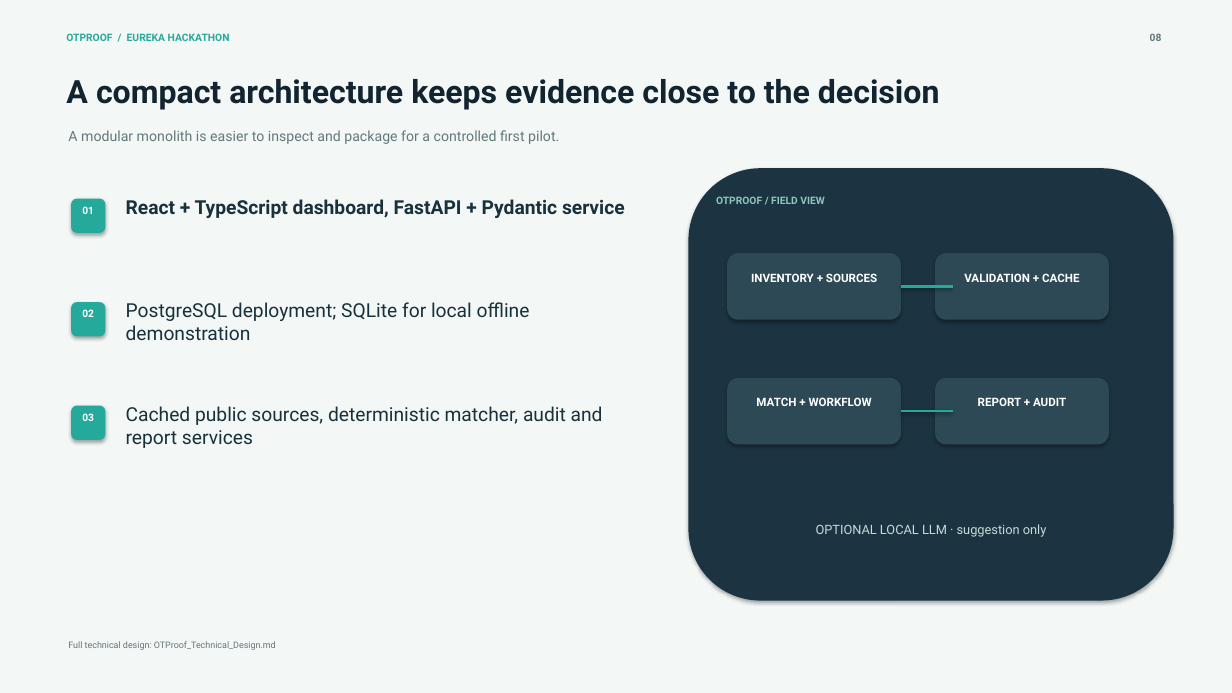
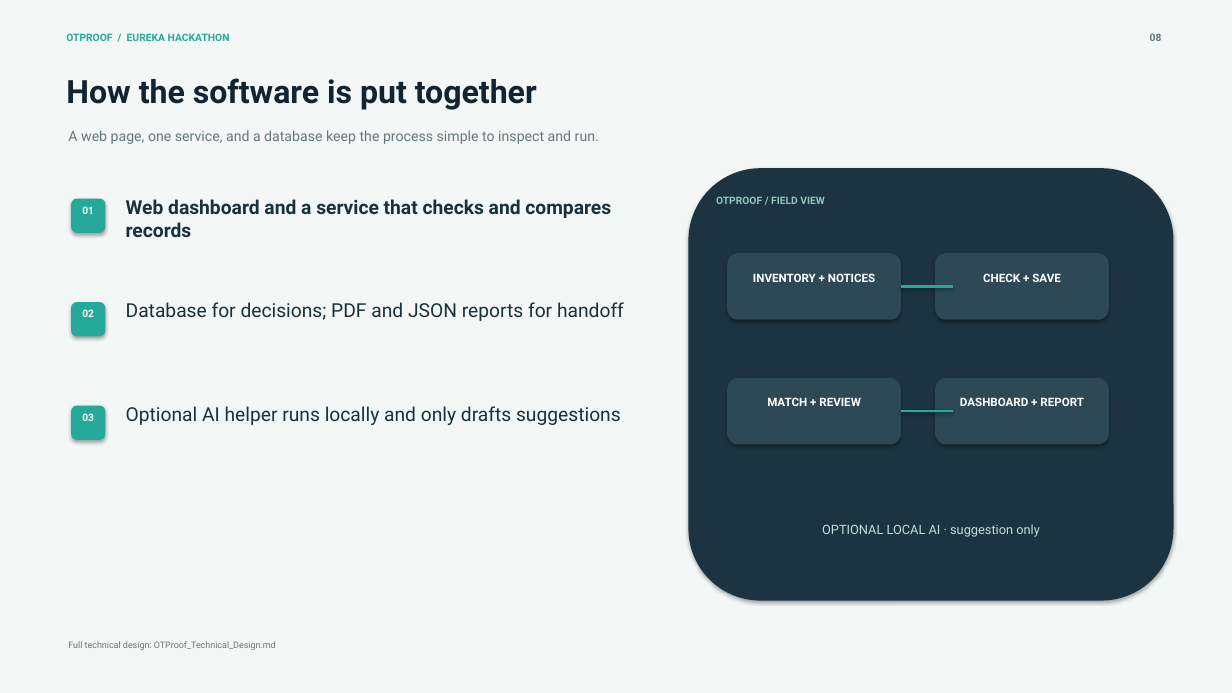
Before and after one commit to deepeshaiml/OTProof, a slide deck: slide 8 of OTProof_Pitch_Deck.pptx. Drawn at 1232x693 pixels with LibreOffice and Linux fonts; fonts in the diff are those of the drawing. Boxes give left, top, right and bottom in pixels: in the first picture for what was removed or moved away, otherwise in the second. Text is boxed around its words. In the diff, an @@ line names an element or a change of style, - is before the commit and + after.

```diff
--- a/OTProof_Pitch_Deck.pptx
+++ b/OTProof_Pitch_Deck.pptx
@@ text at (66, 78, 537, 110): text changed @@
-A compact architecture keeps evidence close to the decision
+How the software is put together
@@ text at (68, 130, 599, 144): text changed @@
-A modular monolith is easier to inspect and package for a controlled first pilot.
+A web page, one service, and a database keep the process simple to inspect and run.
@@ text at (126, 199, 611, 237): text changed @@
-React + TypeScript dashboard, FastAPI + Pydantic service
+Web dashboard and a service that checks and compares records
@@ text at (753, 273, 875, 282): text changed @@
-INVENTORY + SOURCES
+INVENTORY + NOTICES
@@ text at (983, 273, 1061, 282): text changed @@
-VALIDATION + CACHE
+CHECK + SAVE
@@ text at (126, 302, 624, 321): text changed @@
-PostgreSQL deployment; SQLite for local offline demonstration
+Database for decisions; PDF and JSON reports for handoff
@@ text at (126, 406, 621, 425): text changed @@
-Cached public sources, deterministic matcher, audit and report services
+Optional AI helper runs locally and only drafts suggestions
@@ text at (767, 397, 860, 406): text changed @@
-MATCH + WORKFLOW
+MATCH + REVIEW
@@ text at (960, 397, 1084, 406): text changed @@
-REPORT + AUDIT
+DASHBOARD + REPORT
@@ text at (822, 524, 1040, 537): text changed @@
-OPTIONAL LOCAL LLM · suggestion only
+OPTIONAL LOCAL AI · suggestion only
```
Also in this commit, not shown: 13 other slides changed, 1 slide added, 16 other files.
